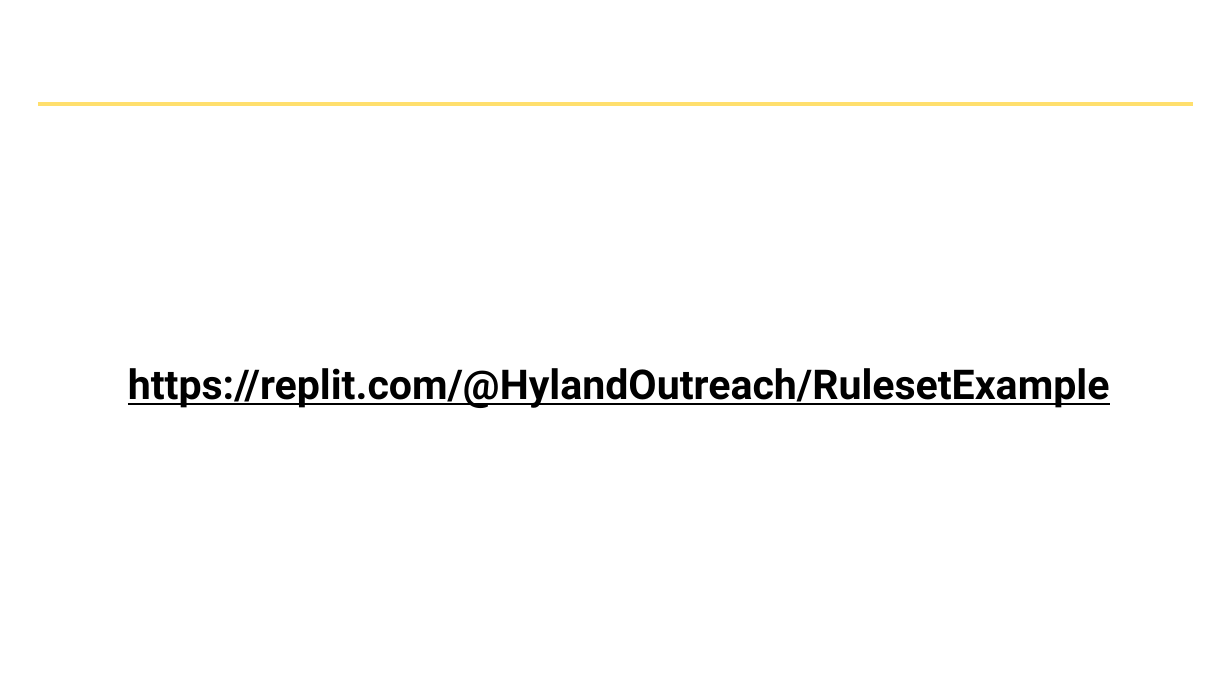
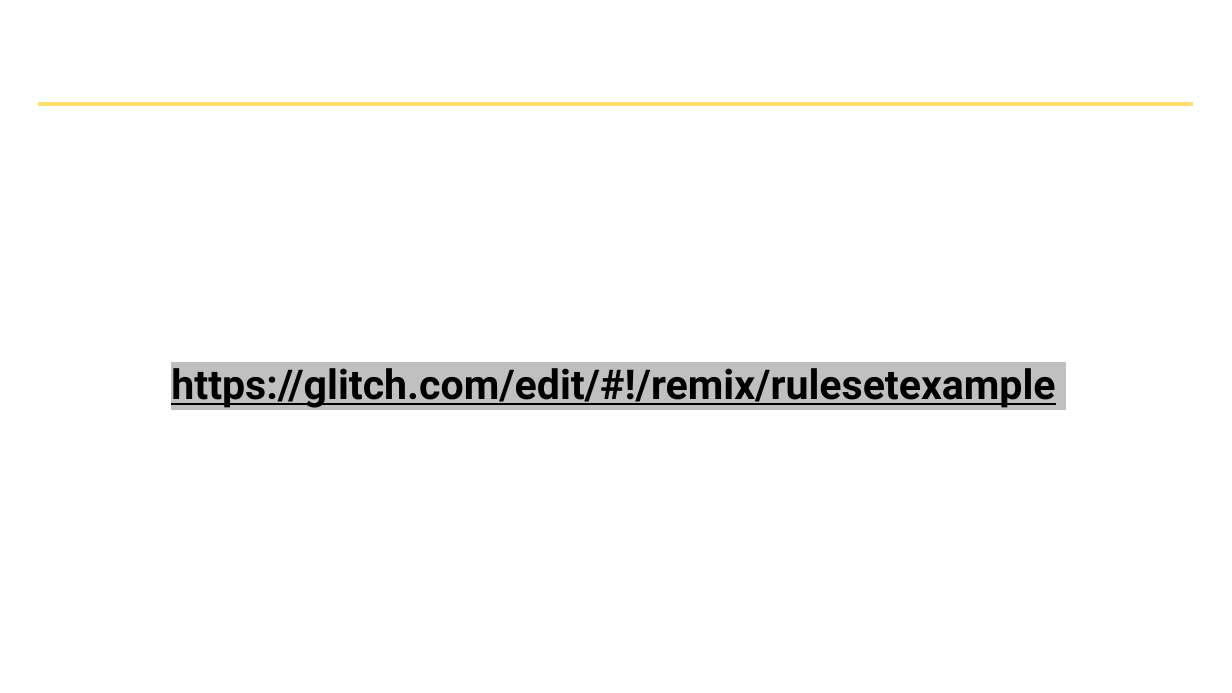
Before and after one commit to hytechclub/web-101, a slide deck: slide 6 of Week06/CssSelectorsAndProperties.pptx. Drawn at 1232x693 pixels with LibreOffice and Linux fonts; fonts in the diff are those of the drawing; background and template pictures are left out. Boxes give left, top, right and bottom in pixels: in the first picture for what was removed or moved away, otherwise in the second. Text is boxed around its words. In the diff, an @@ line names an element or a change of style, - is before the commit and + after.

Commit message:
reapply some glitch changes

```diff
--- a/Week06/CssSelectorsAndProperties.pptx
+++ b/Week06/CssSelectorsAndProperties.pptx
@@ text at [171, 368, 1055, 408]: text changed @@
-https://replit.com/@HylandOutreach/RulesetExample
+https://glitch.com/edit/#!/remix/rulesetexample
```
Also in this commit, not shown: 11 other files.
